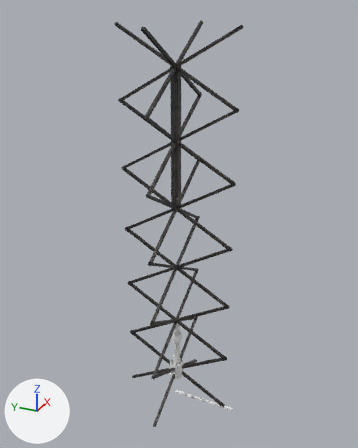
One commit to the Blender file Blender/main-tower6.blend: the scene before it, then after it.
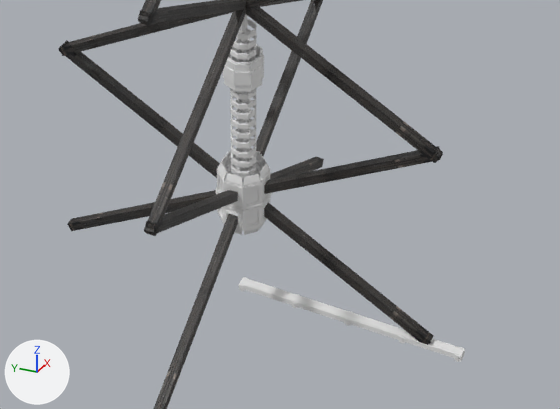
Old and new are each drawn whole from a 50 mm camera at (-226.8, -103.7, 233.6) aimed at (2.9, -0.4, 118.8) and again close up on the part from 32% to 72% of the width and 71% to 95% of the height. The lights are fixed; the arrows at lower left show +X, +Y and +Z.

The scene before the commit, as lines of its bpy script (objects in view):
```python
me_cube_007 = bpy.data.meshes.new('Cube.007')
me_cube_007.from_pydata(...)  # 60 vertices, 58 faces; spans x -0.8..0.8, y -37.5..0.0, z -0.6..0.5
me_cube_008 = bpy.data.meshes.new('Cube.008')
me_cube_008.from_pydata(...)  # 24 vertices, 22 faces; spans x -1.03..1.03, y -1.0..1.0, z -0.61..0.47
me_scene_001 = bpy.data.meshes.new('Scene.001')
me_scene_001.from_pydata(...)  # a box spanning x -50.0..50.0, y -50.0..50.0, z -50.0..50.0
me_scene_001.materials.append(mat_base_wall_sup_12_rusty_001)
ob_crossbeam_002 = bpy.data.objects.new('Crossbeam.002', me_cube_007)
ob_crossbeam_002.location = (0.0, 0.0, 0.0)
ob_cube = bpy.data.objects.new('Cube', me_cube_008)
ob_cube.location = (0.0, 0.0, -0.1)
ob_cube.scale = (1.0, 0.544, 1.0)
_m = ob_cube.modifiers.new('Array', 'ARRAY')
_m.count = 5
_m.relative_offset_displace = (0.0, -8.61, 0.0)
ob_pillar__4 = bpy.data.objects.new('Pillar__4_', me_scene_001)
ob_pillar__4.parent = ob_layer_1
ob_pillar__4.location = (0.0, 38600.0, 0.0)
ob_pillar__4.rotation_euler = (1.571, 0.524, 1.571)  # degrees (90, 30, 90)
ob_pillar__4.scale = (30.0, 1500.0, 30.0)
ob_pillar__5__1 = bpy.data.objects.new('Pillar__5__1', me_scene_001)
ob_pillar__5__1.parent = ob_layer_1__1
ob_pillar__5__1.location = (0.0, 38600.0, 0.0)
ob_pillar__5__1.rotation_euler = (-1.571, -0.524, 1.571)  # degrees (-90, -30, 90)
ob_pillar__5__1.scale = (30.0, 1500.0, 30.0)
# also in view: 'Pillar__2_' at (0.0, 0.0, 19.3); 'mainConnector' at (0.0, 0.0, 19.2); 'Pillar__3_' at (0.0, 0.0, 19.3); 'spineBones' at (0.0, 0.0, 37.7); 'Pillar__2__1' at (0.0, 0.0, 55.9)
```
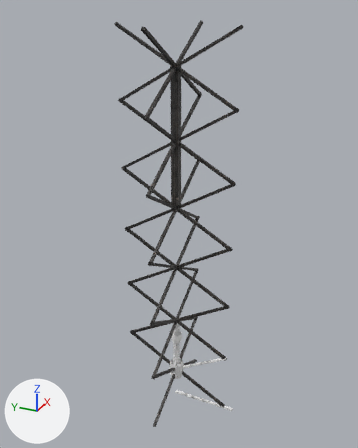
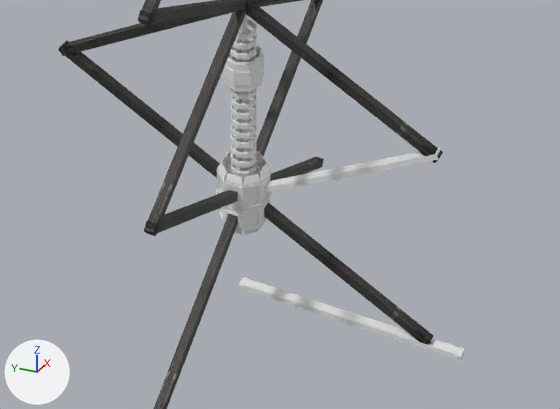
Pixel boxes (x1, y1, x2, y2) of what changed, in the close-ups (560 x 409 px):
'Pillar__4_', hidden: before (67, 146, 443, 231)
'Crossbeam.003', added: after (264, 148, 440, 193)
'Cube.001', added: after (284, 157, 391, 190)

The change, as a diff of the scene's bpy script:
```diff
--- a/Blender/main-tower6.blend.py
+++ b/Blender/main-tower6.blend.py
@@ ob_pillar__4 @@
 ob_pillar__4.scale = (30.0, 1500.0, 30.0)
+ob_pillar__4.hide_set(True)
@@ ob_cube_001 @@
+ob_cube_001 = bpy.data.objects.new('Cube.001', me_cube_008.copy())  # the mesh of ob_cube
+ob_cube_001.location = (0.0, 0.0, 19.2)
+ob_cube_001.rotation_euler = (-0.522, 0.0, 0.0)  # degrees (-30, 0, 0)
+ob_cube_001.scale = (1.0, 0.544, 1.0)
+_m = ob_cube_001.modifiers.new('Array', 'ARRAY')
+_m.count = 4
+_m.relative_offset_displace = (0.0, -8.61, 0.0)
@@ ob_crossbeam_003 @@
+ob_crossbeam_003 = bpy.data.objects.new('Crossbeam.003', me_cube_007.copy())  # the mesh of ob_crossbeam_002
+ob_crossbeam_003.location = (0.0, 0.0, 19.3)
+ob_crossbeam_003.rotation_euler = (-0.522, 0.0, 0.0)  # degrees (-30, 0, 0)
```
